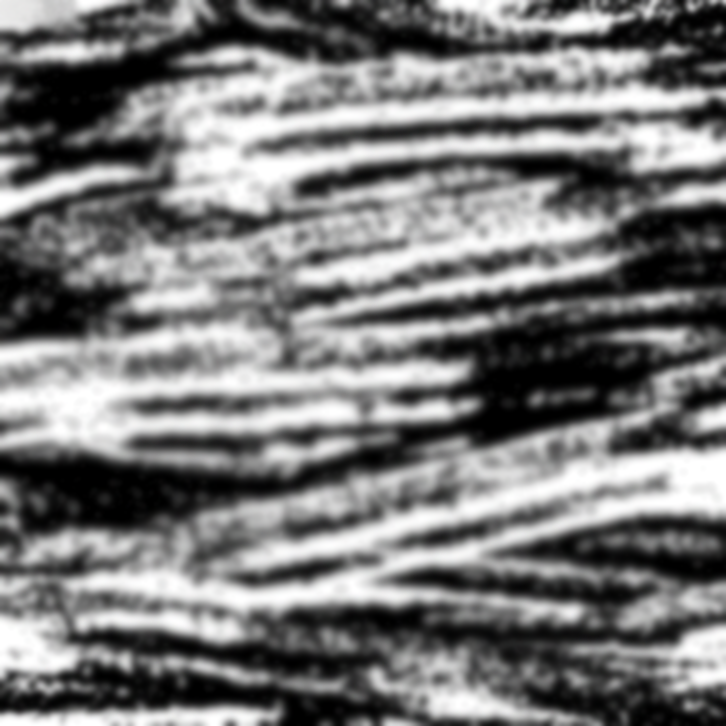
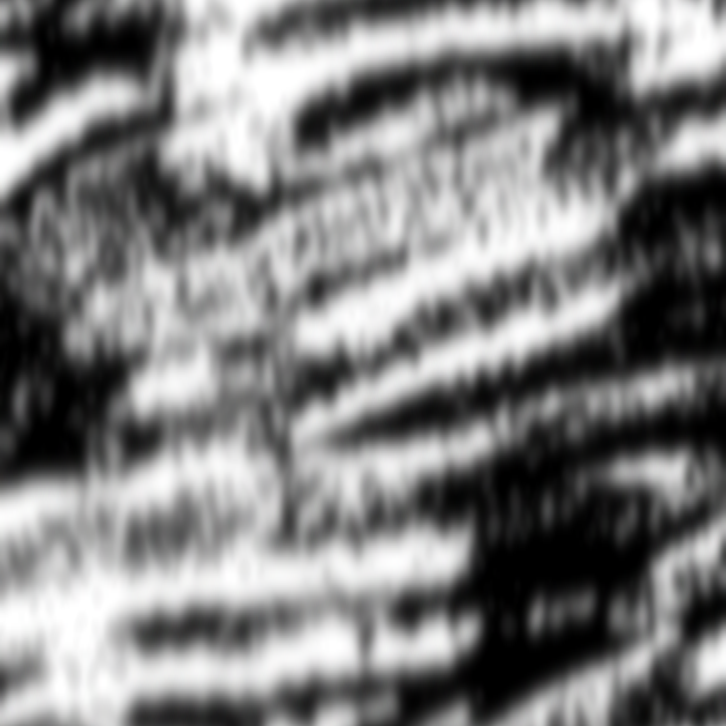
Comparing the layer stacks of the two 726x726 images. Changes:
painted on "レイヤー 2" over [0, 0, 726, 726]
